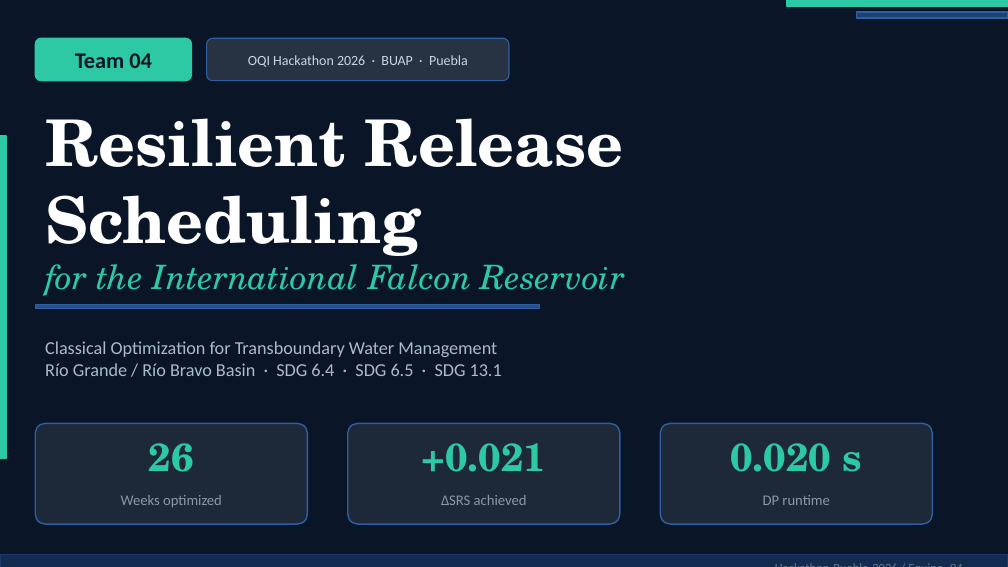
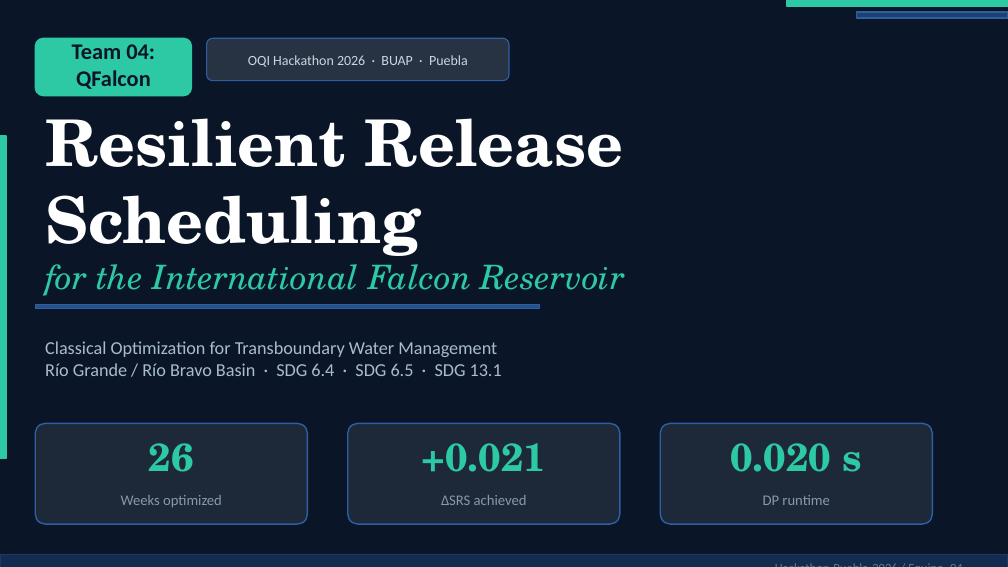
Before and after one commit to Hackathon-Puebla-2026/Equipo_04, a slide deck: slide 1 of Equipo04_FalconChallenge.pptx. Drawn at 1008x567 pixels with LibreOffice and Linux fonts; fonts in the diff are those of the drawing. Boxes give left, top, right and bottom in pixels: in the first picture for what was removed or moved away, otherwise in the second. Text is boxed around its words. In the diff, an @@ line names an element or a change of style, - is before the commit and + after.

```diff
--- a/Equipo04_FalconChallenge.pptx
+++ b/Equipo04_FalconChallenge.pptx
@@ rounded rectangle: place and size @@
-rounded rectangle at (35, 38, 192, 81)
+rounded rectangle at (35, 38, 192, 96)
@@ text at (72, 44, 155, 89): text changed @@
-Team 04
+Team 04: QFalcon
```
Also in this commit, not shown: 5 other slides changed, 1 slide added.
